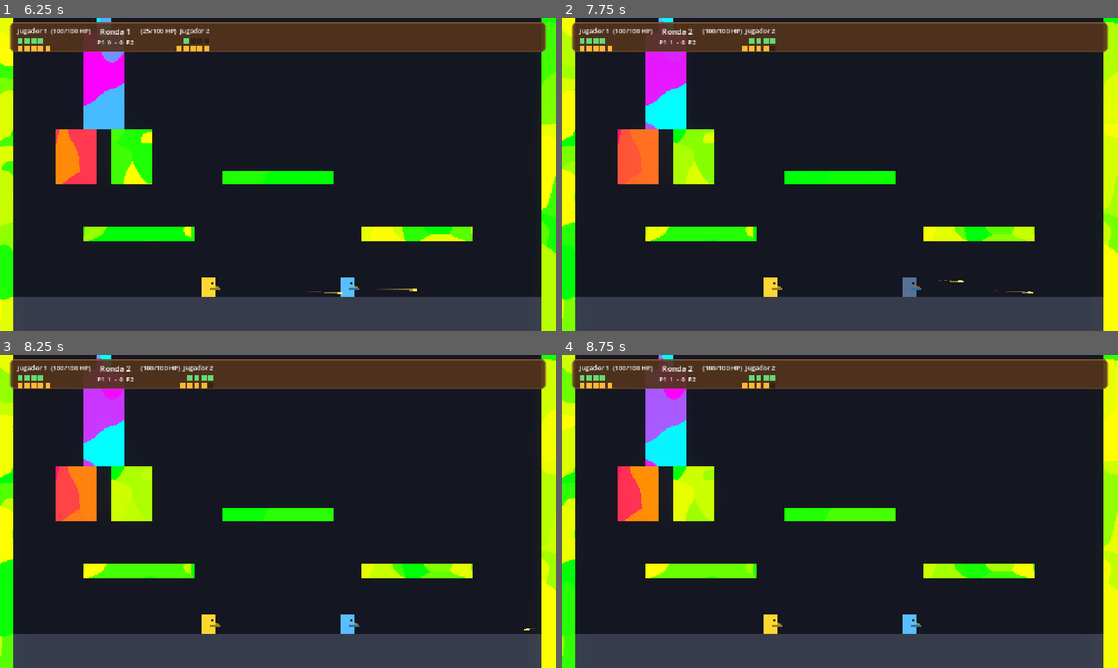
Above: before the commit, frames 1-4 (two rows, left to right).
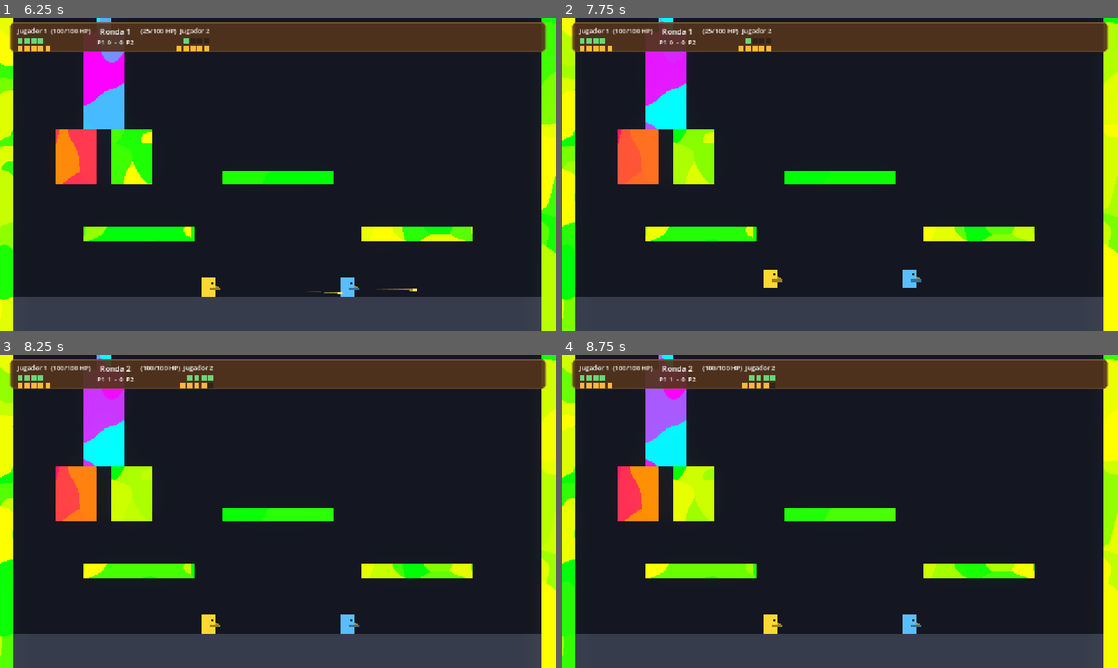
Above: after the commit, the same moments.

Repository: AdriR1ze/ONIET_Rounds
Game: Godot game, scene res://ui/main_menu.tscn
The game is run twice, just before and just after one commit, with the same random seed, the same clock (stepped at 60 frames per second) and the same inputs.
Inputs (mouse positions are in pixels of both pictures, inside the frame that each line leads up to):
- Up to frame 1 (6.25 s): click "Jugar" at 0.5 s; tap Enter at 1.25 s; move the mouse to (400, 158) at 1.27 s; tap V (p1_fire) every 1.5 s from 1.35 to 5.85 s; click (400, 158) at 1.42 s; tap , (p2_fire) every 1.5 s from 1.55 to 6.05 s; drag from (166, 190) to (211, 287) at 2.02 s; move the mouse to (333, 105) at 2.77 s; click (333, 105) at 2.92 s; drag from (250, 237) to (111, 127) at 3.52 s; move the mouse to (444, 221) at 4.27 s; click (444, 221) at 4.42 s; drag from (111, 127) to (194, 96) at 5.02 s; move the mouse to (305, 174) at 5.77 s; click (305, 174) at 5.92 s
- Up to frame 2 (7.75 s): drag from (756, 96) to (728, 190) at 6.52 s; tap R (restart) at 7.25 s; move the mouse to (962, 158) at 7.27 s; tap V (p1_fire) at 7.35 s; click (962, 158) at 7.42 s; tap , (p2_fire) at 7.55 s
- Up to frame 3 (8.25 s): drag from (166, 527) to (211, 624) at 8.02 s
- Up to frame 4 (8.75 s): no input

Frame 1 is identical in both runs. In frame 2, 0.8% of the frame differs, in the area x 19-85%, y 3-90%; in frame 3, less than 0.1%; in frame 4, nothing differs.

Commit message:
Arreglar error de salud en veneno, limpiar proyectiles entre rondas, evitar disparo accidental al elegir mejoras y quitar rebotes tras division de balas

Diff:
--- a/rounds/effects/toxic_cloud.gd
+++ b/rounds/effects/toxic_cloud.gd
@@ -14,6 +14,7 @@
 
 
 func _ready() -> void:
+	add_to_group("bullet")
 	collision_layer = 0
 	collision_mask = 4  # Hurtbox layer
 	var shape := CircleShape2D.new()
--- a/rounds/player/components/health_component.gd
+++ b/rounds/player/components/health_component.gd
@@ -24,6 +24,15 @@
 		died.emit()
 
 
+func apply_silent_damage(amount: int) -> void:
+	if health <= 0:
+		return
+	health = maxi(health - amount, 0)
+	health_changed.emit(health, max_health)
+	if health == 0:
+		died.emit()
+
+
 func heal(amount: int) -> void:
 	if health <= 0:
 		return
--- a/rounds/player/components/weapon_component.gd
+++ b/rounds/player/components/weapon_component.gd
@@ -36,6 +36,11 @@
 	current_ammo = max_ammo
 	is_reloading = false
 	ammo_changed.emit(current_ammo, max_ammo)
+	_cooldown = 0.35
+
+
+func reset_cooldown(time: float = 0.35) -> void:
+	_cooldown = time
 
 
 func _process(delta: float) -> void:
--- a/rounds/player/player.gd
+++ b/rounds/player/player.gd
@@ -223,6 +223,8 @@
 	_body_animation.play("stand")
 	_update_visual_facing()
 	_health.reset()
+	if _weapon != null and _weapon.has_method("reset_cooldown"):
+		_weapon.reset_cooldown(0.35)
 
 
 func aplicar_mejoras(upgrades: Array) -> void:
@@ -271,10 +273,7 @@
 		if dot["tick_timer"] <= 0.0:
 			dot["tick_timer"] = 0.7
 			dot["ticks_remaining"] -= 1
-			_health.current_health = maxi(_health.current_health - dot["damage_per_tick"], 0)
-			_health.health_changed.emit(_health.current_health, _health.max_health)
-			if _health.current_health <= 0:
-				_on_died()
+			_health.apply_silent_damage(dot["damage_per_tick"])
 		if dot["ticks_remaining"] > 0:
 			is_poisoned = true
 		else:
--- a/rounds/run/run_controller.gd
+++ b/rounds/run/run_controller.gd
@@ -27,6 +27,7 @@
 		return
 	_procesando = true
 	_ronda_activa = false
+	_limpiar_proyectiles()
 
 	var numero: int = jugador.player_number
 	RunManager.perder_vida(numero)
@@ -41,9 +42,19 @@
 
 	if pantalla_mejoras != null and pantalla_mejoras.has_method("abrir"):
 		await pantalla_mejoras.abrir()
+	_limpiar_proyectiles()
 	for jug in RunManager.jugadores():
 		if is_instance_valid(jug) and jug.has_method("respawn"):
 			jug.respawn()
 	RunManager.iniciar_ronda(RunManager.ronda + 1)
 	_ronda_activa = true
 	_procesando = false
+
+
+func _limpiar_proyectiles() -> void:
+	var tree := get_tree()
+	if tree == null:
+		return
+	for entidad in tree.get_nodes_in_group("bullet"):
+		if is_instance_valid(entidad):
+			entidad.queue_free()
--- a/rounds/ui/upgrade_screen.gd
+++ b/rounds/ui/upgrade_screen.gd
@@ -113,12 +113,19 @@
 	for carta in _cartas.get(numero, []):
 		carta.modulate = Color(1, 1, 1, 0.4)
 	if _todos_confirmados():
-		_cerrar()
+		call_deferred("_cerrar_con_delay")
+
+
+func _cerrar_con_delay() -> void:
+	await get_tree().create_timer(0.18, true, false, true).timeout
+	_cerrar()
 
 
 func _cerrar() -> void:
 	_activo = false
 	visible = false
+	Input.action_release("p1_fire")
+	Input.action_release("p2_fire")
 	PauseManager.soltar(self)
 	cerrado.emit()
 
--- a/rounds/weapons/bullet.gd
+++ b/rounds/weapons/bullet.gd
@@ -33,6 +33,7 @@
 
 
 func _ready() -> void:
+	add_to_group("bullet")
 	if velocity == Vector2.ZERO:
 		velocity = direction * speed
 	_initial_dir = direction
@@ -119,6 +120,7 @@
 
 	scale *= 0.75
 	damage = child_dmg
+	bounces = 0
 
 	var angles := [deg_to_rad(-20.0), deg_to_rad(20.0)]
 	for ang in angles:
@@ -135,10 +137,13 @@
 		child_b.player = player
 		child_b.can_split = false
 		child_b.has_split = true
-		child_b.bounces = bounces
-		child_b.wall_pierce = wall_pierce
-		child_b.scale = scale
-		get_parent().add_child(child_b)
+		child_b.bounces = 0
+		child_b.wall_pierce = 0
+		var target_parent := get_parent()
+		if target_parent == null and get_tree() != null:
+			target_parent = get_tree().current_scene
+		if target_parent != null:
+			target_parent.add_child(child_b)
 
 
 func parry(new_shooter: Node) -> void:
--- a/rounds/weapons/proximity_mine.gd
+++ b/rounds/weapons/proximity_mine.gd
@@ -19,6 +19,7 @@
 
 
 func _ready() -> void:
+	add_to_group("bullet")
 	collision_layer = 0
 	collision_mask = 4  # Hurtbox layer
 	var shape := CircleShape2D.new()
